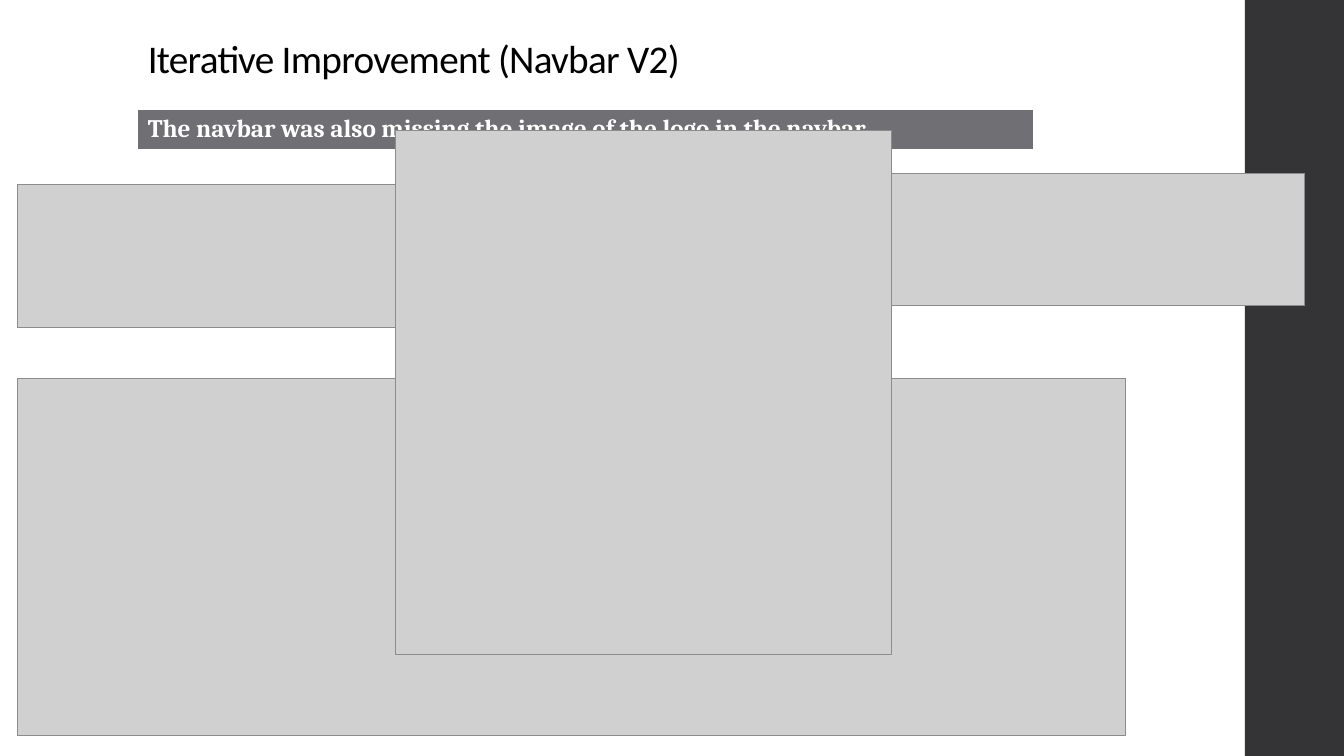
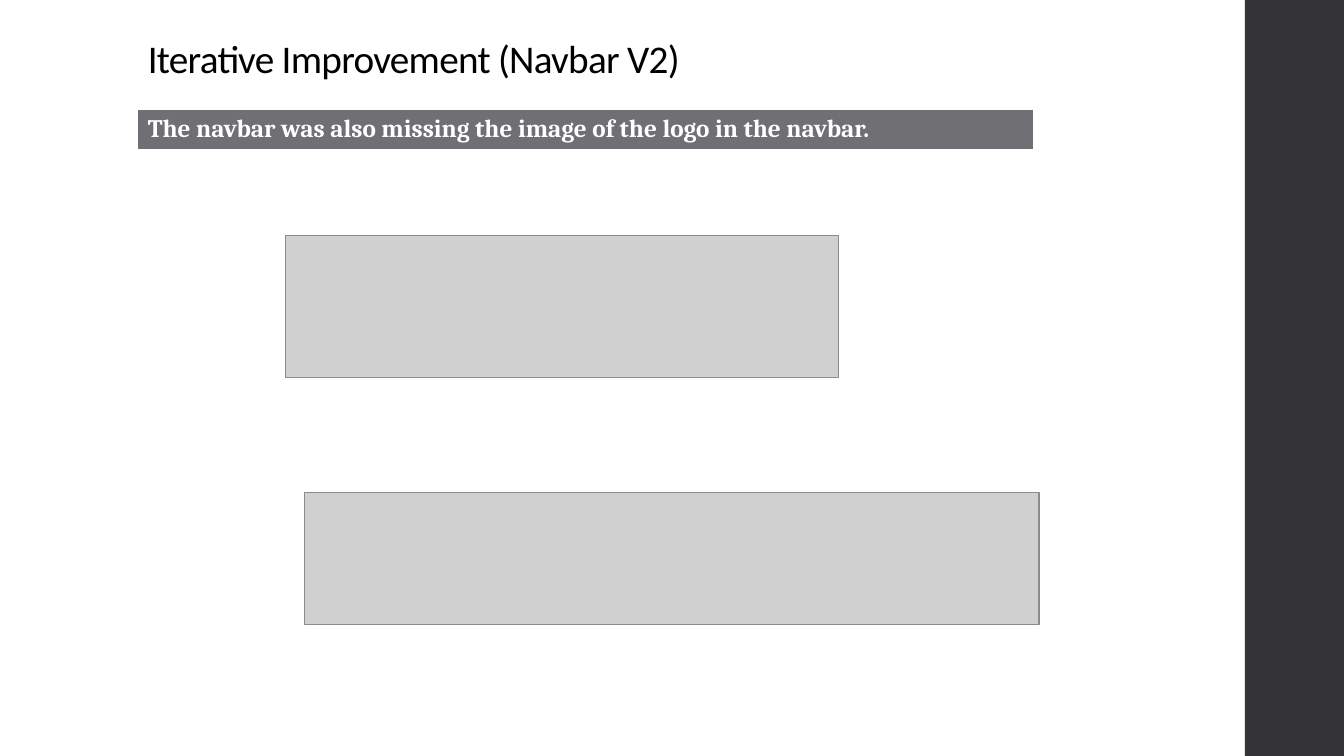
Before and after one commit to niuqaoJ-life/jollibee-fanpage, a slide deck: slide 37 of AS91903_91906_Evidence_Joaquin_Badenas.pptx. Drawn at 1344x756 pixels with LibreOffice and Linux fonts; fonts in the diff are those of the drawing; grey boxes stand for pictures. Boxes give left, top, right and bottom in pixels: in the first picture for what was removed or moved away, otherwise in the second. Text is boxed around its words. In the diff, an @@ line names an element or a change of style, - is before the commit and + after.

```diff
--- a/AS91903_91906_Evidence_Joaquin_Badenas.pptx
+++ b/AS91903_91906_Evidence_Joaquin_Badenas.pptx
@@ picture removed at (395,130,892,654) @@
@@ picture: place and size @@
-picture at (18,185,572,327)
+picture at (285,236,839,378)
@@ picture removed at (18,379,1126,736) @@
@@ picture: place and size @@
-picture at (571,173,1305,306)
+picture at (306,492,1040,624)
```
Also in this commit, not shown: 1 other slide changed, 1 slide added, 2 other files.
